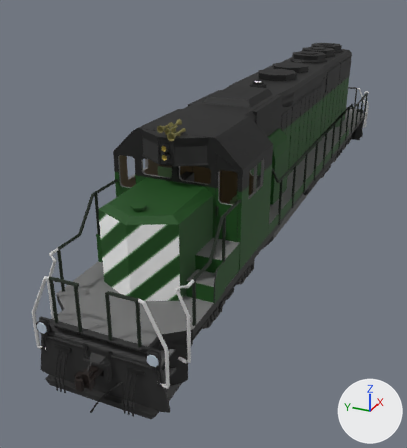
The OBJ model src/main/resources/assets/immersiverailroading/models/rolling_stock/locomotives/emd_sd40-2/emd_sd40-2.obj: old version first, new version second.
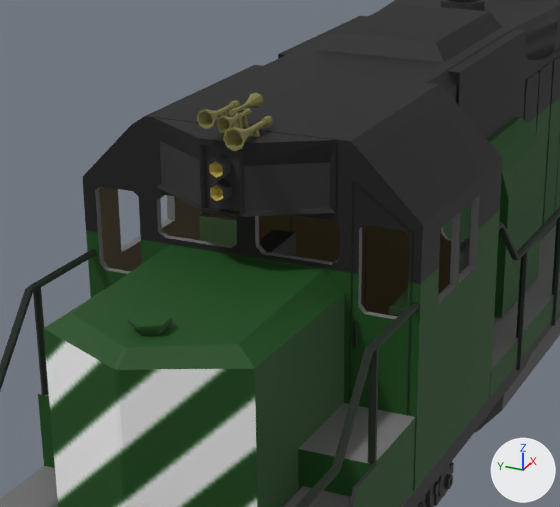
Each version appears first whole from a camera (50 mm lens) standing at (-15.44, -4.83, 7.06) and looking at (-1.57, 1.42, 0.13), and next in a close-up on the part from 20% to 72% of the width and 19% to 62% of the height. The lights are fixed; the arrows at lower right show +X, +Y and +Z. Where no turn or scale is listed for an object, it has been applied to the vertices. Vertices at the same position are counted once.

The older version as bpy lines, for what is in view:
```python
ob_sd40_2_bogey_front_cube_010 = bpy.data.objects.new('SD40-2_BOGEY_FRONT_Cube.010', me_sd40_2_bogey_front_cube_010)
ob_sd40_2_bogey_front_cube_010.location = (0.0, 0.0, 0.0)
ob_sd40_2_cab_cube_002 = bpy.data.objects.new('SD40-2_CAB_Cube.002', me_sd40_2_cab_cube_002)
ob_sd40_2_cab_cube_002.location = (0.0, 0.0, 0.0)
ob_sd40_2_frame_cylinder_038 = bpy.data.objects.new('SD40-2_FRAME_Cylinder.038', me_sd40_2_frame_cylinder_038)
ob_sd40_2_frame_cylinder_038.location = (0.0, 0.0, 0.0)
# also in view: 'SD40-2_SHELL_Cube' at (1.72, -0.11, 2.96); 'SD40-2_FUELTANK_Cylinder.010' at (0.13, 0.03, 0.65)
```
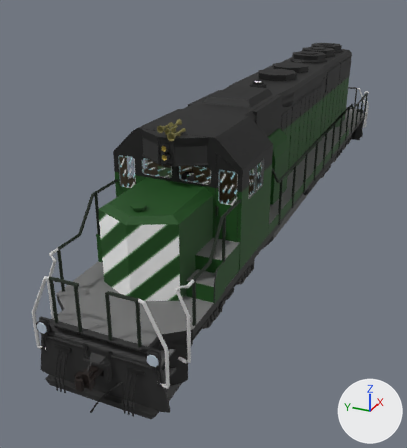
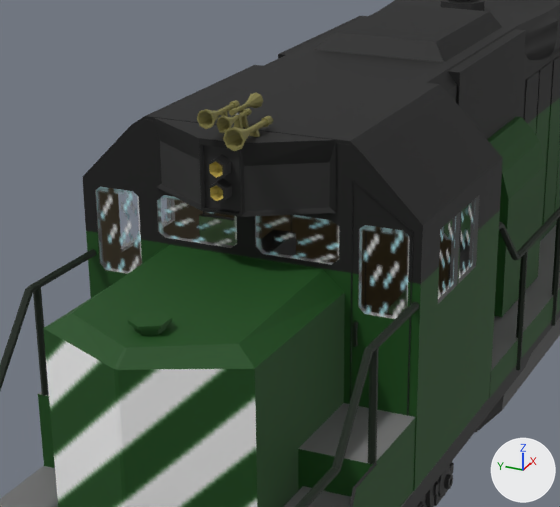
Location of each change, (x1, y1, x2, y2) in pixels of the close-ups (560 x 507 px):
part 1 of me_sd40_2_cab_cube_002, added
    after: (96, 187, 475, 319)

The change, as a diff of the scene's bpy script:
```diff
--- a/src/main/resources/assets/immersiverailroading/models/rolling_stock/locomotives/emd_sd40-2/emd_sd40-2.obj.py
+++ b/src/main/resources/assets/immersiverailroading/models/rolling_stock/locomotives/emd_sd40-2/emd_sd40-2.obj.py
@@ img_glass_png @@
+img_glass_png = load_image('glass.png', 'glass.png', 16, 16, 'sRGB')
@@ mat_sd40_2_material_glass @@
+mat_sd40_2_material_glass = bpy.data.materials.new('sd40-2_material_glass')
+# uses the picture img_glass_png
@@ me_sd40_2_cab_cube_002 @@
 # used by ob_sd40_2_cab_cube_002; location = (0.0, 0.0, 0.0)
-me_sd40_2_cab_cube_002.from_pydata(...)  # 1279 vertices, 2432 faces; spans x -7.94..-4.21, y -1.41..1.41, z 1.46..4.41
+me_sd40_2_cab_cube_002.from_pydata(...)  # 1319 vertices, 2452 faces; spans x -7.94..-4.21, y -1.41..1.41, z 1.46..4.41
+# me_sd40_2_cab_cube_002 part 1
+# 24 vertices are added at x -6.06..-4.26, y -1.37..1.38, z 2.84..3.58
+# 8 new vertices lie (0.48, 0.0, 0.0) away from vertices in x -5.71..-5.25, y -1.37..1.38, z 2.87..3.5
+# 8 new vertices lie (0.0, 0.0, 0.75) away from vertices in x -6.06..-4.26, y -1.33..1.32, z 2.84
+# 20 new faces join them, mat_sd40_2_material_glass
 me_sd40_2_cab_cube_002.materials.append(mat_material)
@@ me_sd40_2_cab_cube_002 @@
 me_sd40_2_cab_cube_002.materials.append(mat_sd40_2_material_control_extra)
+me_sd40_2_cab_cube_002.materials.append(mat_sd40_2_material_glass)
```
